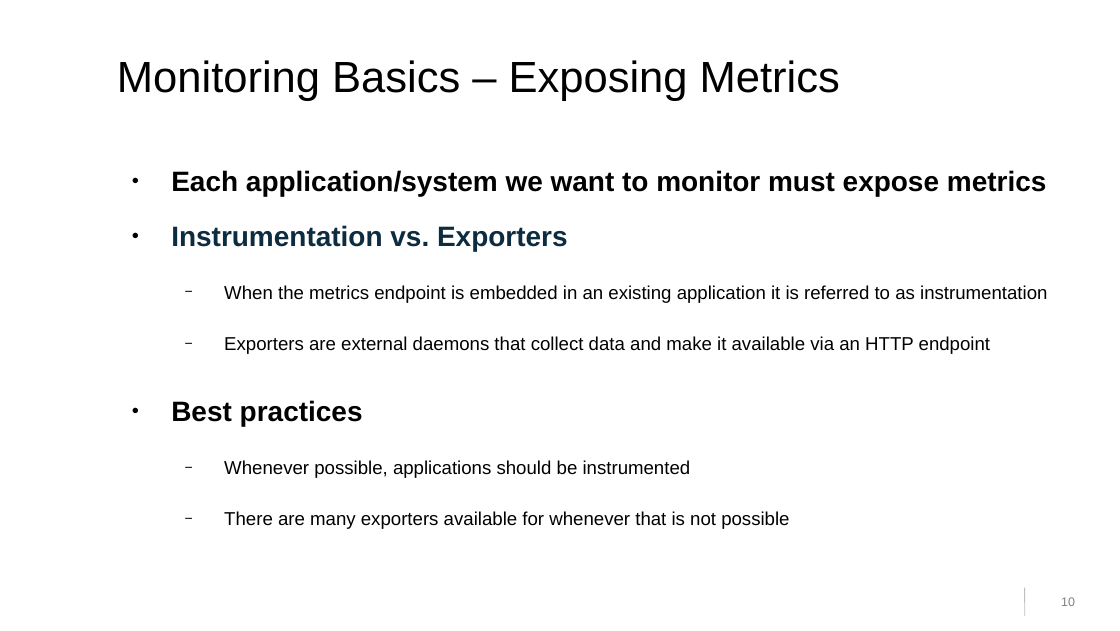
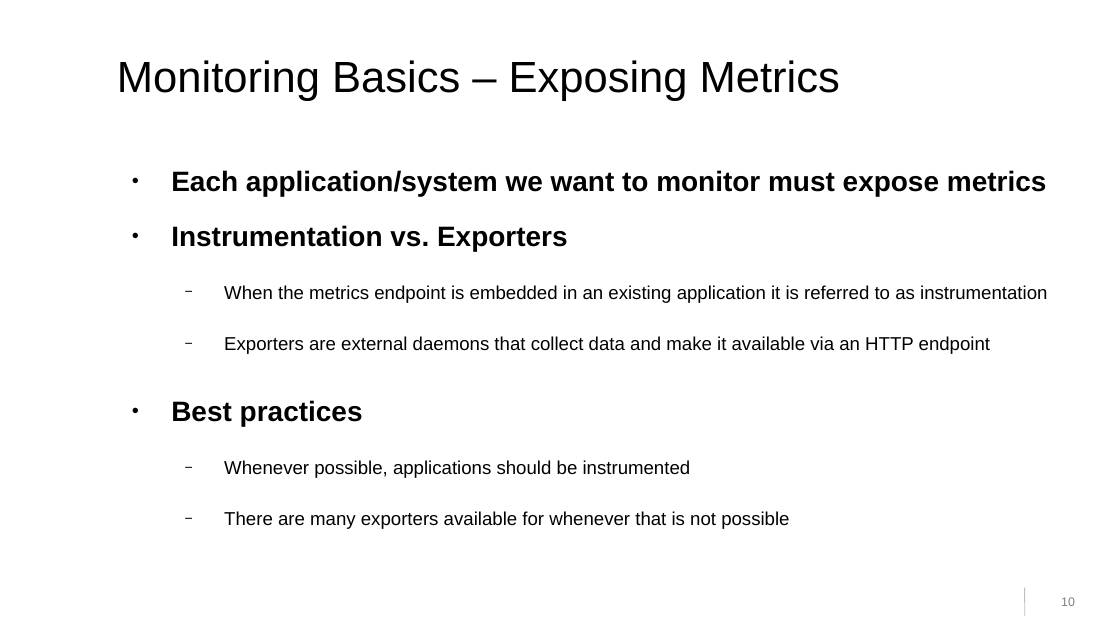
Before and after one commit to cbosdo/sumaform, a slide deck: slide 10 of lab/pdf/slides.odp. Drawn at 1120x631 pixels with LibreOffice and Linux fonts; fonts in the diff are those of the drawing; background and template pictures are left out. Boxes give left, top, right and bottom in pixels: in the first picture for what was removed or moved away, otherwise in the second. Text is boxed around its words. In the diff, an @@ line names an element or a change of style, - is before the commit and + after.

Commit message:
More slide fixes: colors

```diff
--- a/lab/pdf/slides.odp
+++ b/lab/pdf/slides.odp
@@ text at bbox=[171, 225, 568, 251]: text colour #0D2C40 to #000000 in "Instrumentation vs. Exporters" @@
```
Also in this commit, not shown: 2 other slides changed.
